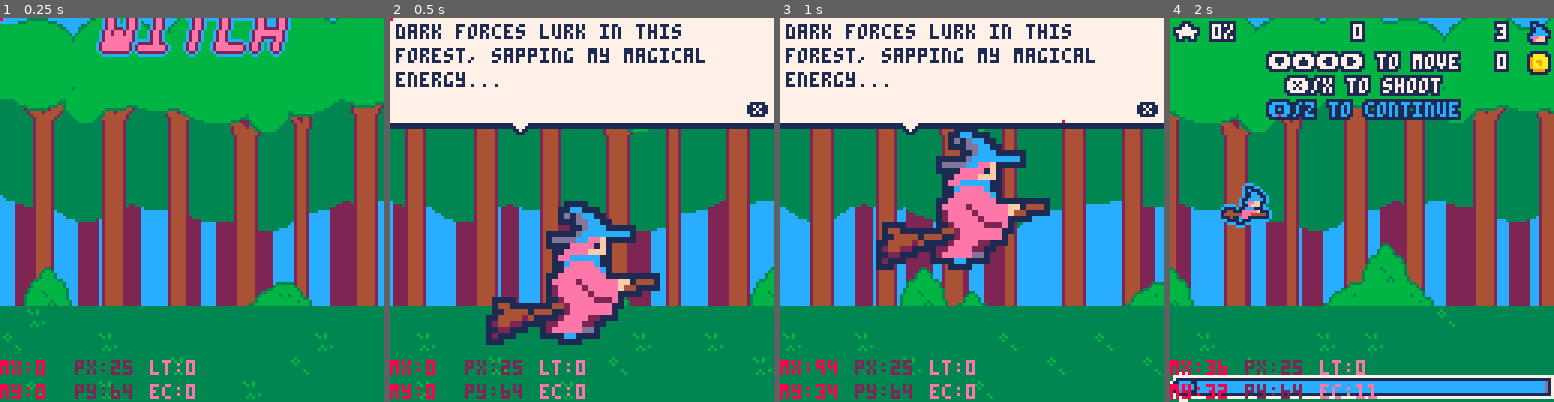
Above: before the commit, frames 1-4 (left to right).
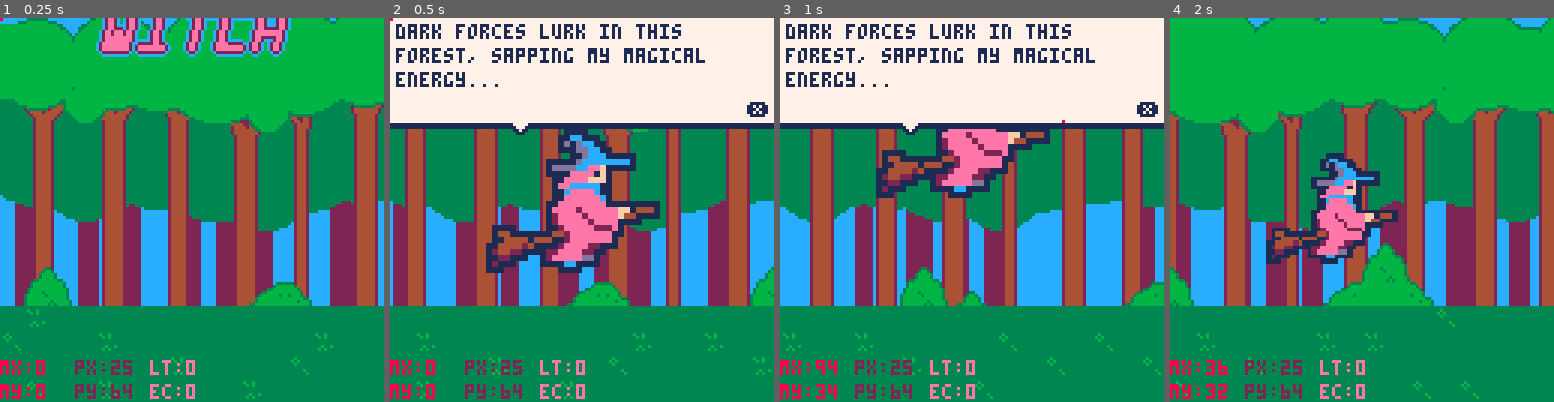
Above: after the commit, the same moments.

Repository: roseblack02/pico8-witch_blaster
Game: PICO-8 cartridge witch_blaster.p8
Two runs of this game, one before a commit and one after it. Both use one fixed random seed, a clock stepped at 60 frames per second and the inputs below.
Inputs (mouse positions are in pixels of both pictures, inside the frame that each line leads up to):
- Up to frame 1 (0.25 s): no input
- Up to frame 2 (0.5 s): tap X (X key) at 0.33 s
- Up to frame 3 (1 s): click (1060, 121) at 0.67 s; tap O (Z key) at 0.7 s
- Up to frame 4 (2 s): tap X (X key) at 1.07, 1.85 s; click (1216, 267) at 1.22 s; hold Right from 1.6 s (still down); tap O (Z key) at 1.7 s; click (1277, 114) at 1.77 s

Frame 1 is identical in both runs. In frame 2, 13% of the frame differs, in the area x 25-71%, y 28-86%; in frame 3, 9.8%; in frame 4, 20%, in the area x 0-100%, y 0-100%.

Commit message:
character sspr shrinks down to normal sprite size at end of intro

Diff:
--- a/witch_blaster.p8
+++ b/witch_blaster.p8
@@ -39,7 +39,7 @@
 	test_cheats=false
 
 	--intro
-	intro_x,intro_y=32,64
+	intro_x,intro_y,intro_size_x,intro_size_y=32,64,58,48
 	intro_angle=0
 	intro_state,intro_text=1,{{"dark forces lurk in this","forest, sapping my magical","energy..."},{"i need to smoke these evil","spirits and free myself from ","their clutches!"}}
 
@@ -400,15 +400,27 @@
 	if (front_tree_x<-127) front_tree_x=0
 
 	--bob character
-	intro_y+=sin(intro_angle)*1
-	if(intro_angle>10)intro_angle=0
-    intro_angle+=0.01
+	if intro_state<3 then
+		intro_y+=sin(intro_angle)*1
+		if(intro_angle>10)intro_angle=0
+	    intro_angle+=0.01
+	end
+
+    --shrink character
+    if intro_state>2 then
+		if(intro_size_x>16)intro_size_x-=58/35
+		if(intro_size_y>15)intro_size_y-=48/35
+
+		--move character down
+		if(intro_y>64)intro_y-=1
+		if(intro_y<64)intro_y+=1
+	end
 
     --advance dialogue
-    if(btnp(5)) sfx(7) intro_state+=1
+    if(btnp(5) and intro_state<3) sfx(7) intro_state+=1
 
     --start game
-    if intro_state>2 then
+    if intro_size_x<18 then
     	reset_info()
     	if(music_on=="on")music(-1,0,7)
     end
@@ -424,19 +436,21 @@
 	rectfill(0,96,128,128,3)
 	map(map_x,0)
 
-	--character
-	sspr(72,32,29,24,intro_x,intro_y,58,48)
-
-	--text bubble
-	rectfill(0,0,128,36,1)
-	outlined_text("◆",40,33,7,1)
-	rectfill(0,0,128,34,7)
-
-	--text
-	for i=1,3 do
-		if(intro_state)print(intro_text[intro_state][i],2,-6+(i*8),1)
-	end
-	print("❎",119,28,1)
+	--draw character 29:24 ratio for x:y
+	sspr(72,32,29,24,intro_x,intro_y-(intro_size_y/2),intro_size_x,intro_size_y)
+
+	if intro_state<3 then
+		--text bubble
+		rectfill(0,0,128,36,1)
+		outlined_text("◆",40,33,7,1)
+		rectfill(0,0,128,34,7)
+
+		--text
+		for i=1,3 do
+			if(intro_state)print(intro_text[intro_state][i],2,-6+(i*8),1)
+		end
+		print("❎",119,28,1)
+	end
 end
 
 function update_game()
@@ -802,6 +816,13 @@
     if end_state>2 then
     	state="menu"
     	if(music_on=="on")music(2)
+
+    	--reset things for intro and ending animation
+    	intro_x,intro_y,intro_size_x,intro_size_y=32,64,58,48
+		circle_size=0
+		end_x,end_y,end_size_x,end_size_y=64,94,0,0
+		fade_timer=0
+		boss_dead=false
     end
 end
 
@@ -1436,8 +1457,8 @@
 	if state=="intro" then
 		player.lives,player.dmg,player.mag_level,player.blast_dur,player.e_gained,player.e_drain=3,1,0,2,5,0.15
 		e_upgrades,drain_upgrades,dmg_upgrades,blast_upgrades,magic_upgrades=1,1,1,1
+
 		level,tutorial_state=1,1
-		boss_dead=false
 	end
 
 	--test cheats
